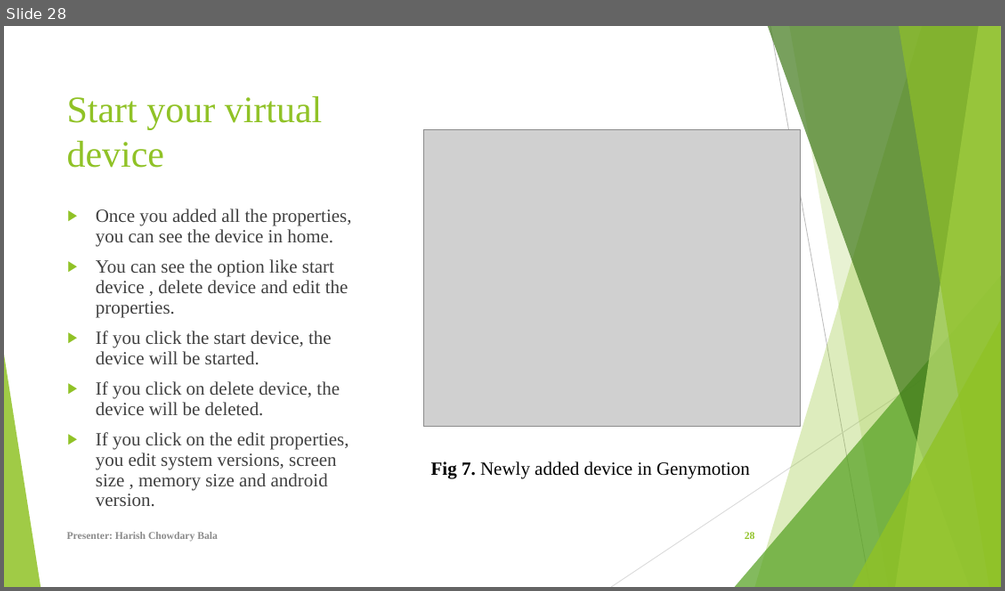
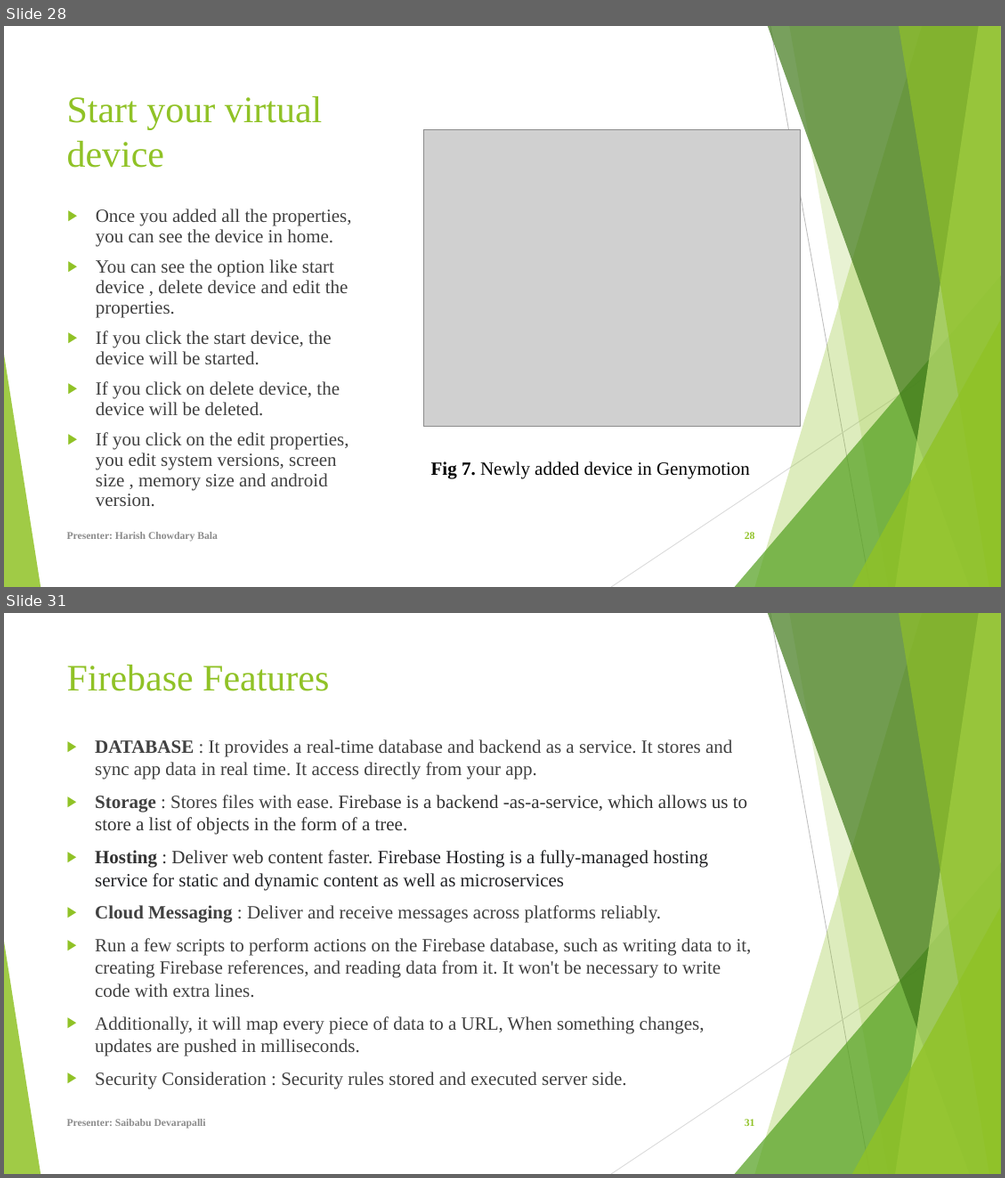
Before and after one commit to Sec03Team05Fall22GDP1/FreebiesforNewbies, a slide deck: Project_Files/Sprint 6/FreeBies For NewBies (2).pptx. Shown one above the other, each under a label of ours: slide 28 before the commit, slides 28 and 31 after it; the slides between them are not shown. The pictures are 1005x591 and 1005x1178 pixels, drawn with LibreOffice and Linux fonts; fonts in the diff are those of the drawing; grey boxes stand for pictures. Boxes give left, top, right and bottom in pixels: in the first picture for what was removed or moved away, otherwise in the second. Text is boxed around its words. In the diff, an @@ line names an element or a change of style, - is before the commit and + after.

Commit message:
Added Firebase Database presentation slides.

```diff
--- a/Project_Files/Sprint 6/FreeBies For NewBies (2).pptx
+++ b/Project_Files/Sprint 6/FreeBies For NewBies (2).pptx
@@ slide 31 added at [4, 613, 1001, 1174], background #FFFFFF; not listed: 10 template elements that a slide beside it also shows @@
@@ title added at [67, 665, 329, 691], 36 pt, text #90C226 @@
+Firebase Features
@@ text added at [95, 739, 752, 1088], 18 pt, text #404040 @@
+▶ DATABASE : It provides a real-time database and backend as a service. It stores and sync app data in real time. It access directly from your app.
+▶ Storage : Stores files with ease. Firebase is a backend -as-a-service, which allows us to store a list of objects in the form of a tree.
+▶ Hosting : Deliver web content faster. Firebase Hosting is a fully-managed hosting service for static and dynamic content as well as microservices
+▶ Cloud Messaging : Deliver and receive messages across platforms reliably.
+▶ Run a few scripts to perform actions on the Firebase database, such as writing data to it, creating Firebase references, and reading data from it. It won't be necessary to write code with extra lines.
+▶ Additionally, it will map every piece of data to a URL, When something changes, updates are pushed in milliseconds.
+▶ Security Consideration : Security rules stored and executed server side.
@@ text added at [67, 1119, 206, 1128], 10 pt, text #8C8C8C, bold @@
+Presenter: Saibabu Devarapalli
@@ page number added at [744, 1119, 755, 1126], 10 pt, text #90C226, bold @@
+31
```
Also in this commit, not shown: 3 other slides added.
